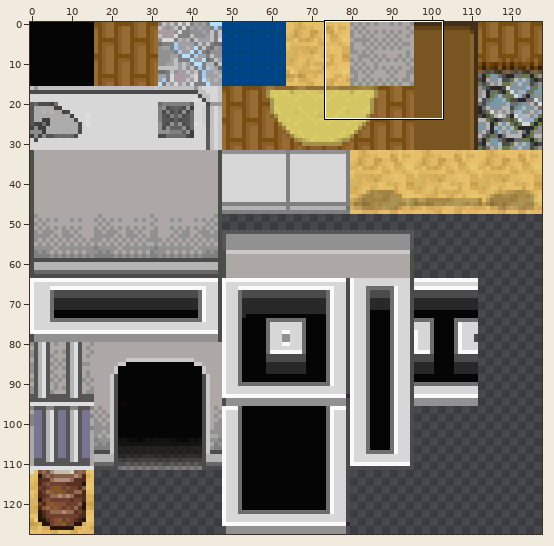
Sprite sheet -- internal/assets/images/tiles_bottom.png. Above, an overview of the earlier version with the close-up marked.
Close-up. First the earlier version:
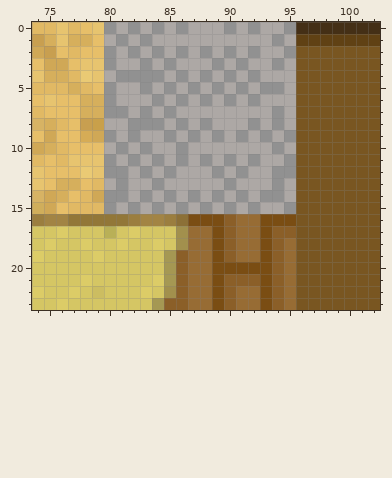
The file is 128x128 pixels. Colours within 5 levels of each other are drawn and written as one. Shown: x 74..102, y 0..23.
Once edited:
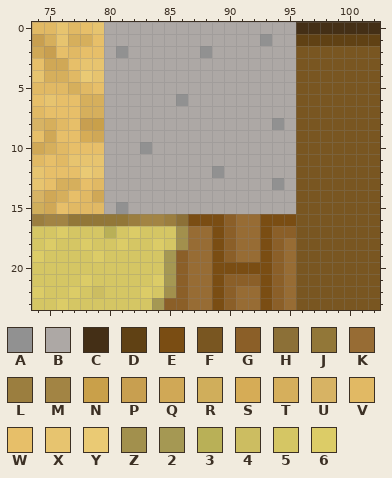
Palette (. is transparent): A #919191  B #ada8a5  C #442f16  D #604114  E #7a4d13  F #795621  G #8b5f28  H #8c7037  J #927738  K #976c34  L #9b7e3f  M #a28444  N #c9a04a  P #c89f50  Q #d0a856  R #d0ae5b  S #d6ac56  T #d6af5c  U #d7b364  V #e1b964  W #e7bf69  X #e7c46f  Y #eaca74  Z #a2904d  2 #a59853  3 #b9b057  4 #ccbd61  5 #d5c664  6 #dccc67
The exact change:
Changed rows in their new state; - is an unchanged pixel.
first column x 80:
 0 B-B-B-B---B-B--B
 1 -B-B---------AB-
 2 BAB-B-B---B-B--B
 3 B--B-B---B-B--B-
 4 -BBBB-B-B-B-B---
 5 B--B-B-B-B-B-BB-
 6 B---B---B-B-B---
 7 BB-B-B--------B-
 8 --BBB-B-B---B---
 9 B-B--B-B-B-B-B-B
10 -B----B-------B-
11 B-B-B-B-B-B-B--B
12 BB-B-B-----B--BB
13 -B--B-----B-----
14 BB-B-B-B-B-B-BB-
15 BAB-B-B-B-B-B--B
Where, in picture pixels (left, top, right, bottom), the same in both close-ups:
changed: (104, 22, 296, 214)
